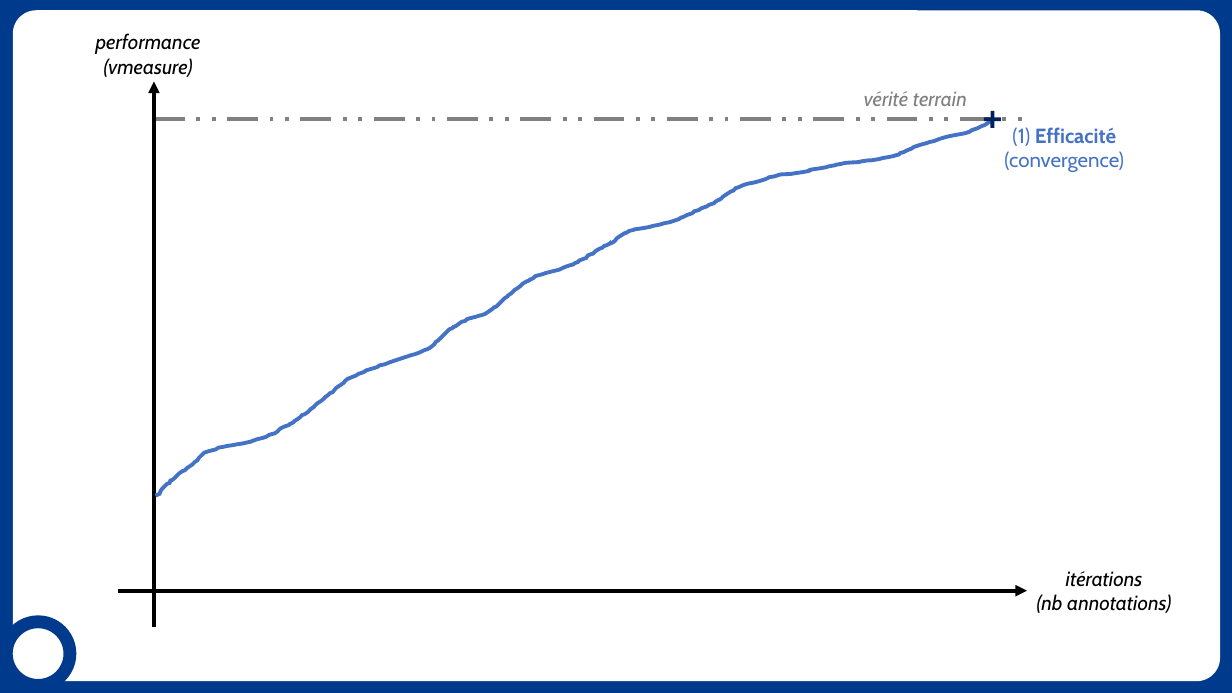
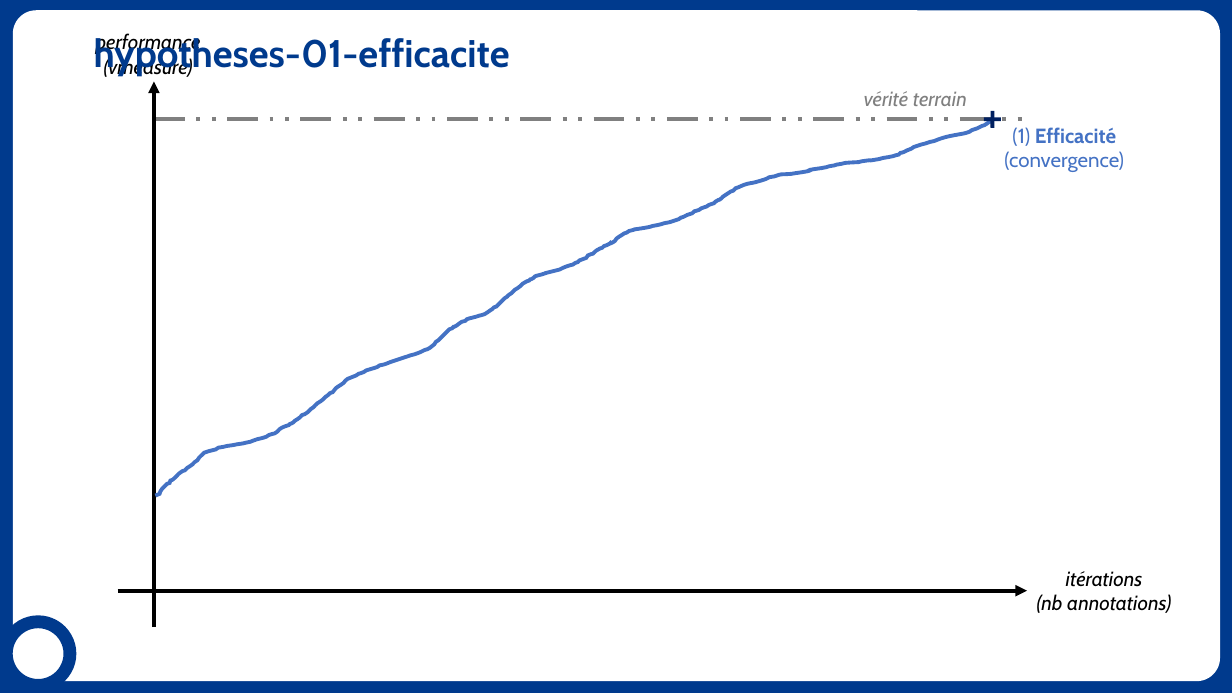
Before and after one commit to erwanschild/interactive-clustering-phd-report, a slide deck: slide 4 of draft/hypotheses.pptx. Drawn at 1232x693 pixels with LibreOffice and Linux fonts; fonts in the diff are those of the drawing; background and template pictures are left out. Boxes give left, top, right and bottom in pixels: in the first picture for what was removed or moved away, otherwise in the second. Text is boxed around its words. In the diff, an @@ line names an element or a change of style, - is before the commit and + after.

```diff
--- a/draft/hypotheses.pptx
+++ b/draft/hypotheses.pptx
@@ title added at <box>94,34,510,76</box>, 30 pt, text #003A8D, bold @@
+hypotheses-01-efficacite
```
Also in this commit, not shown: 7 other slides changed, 1 slide added, 13 other files.
